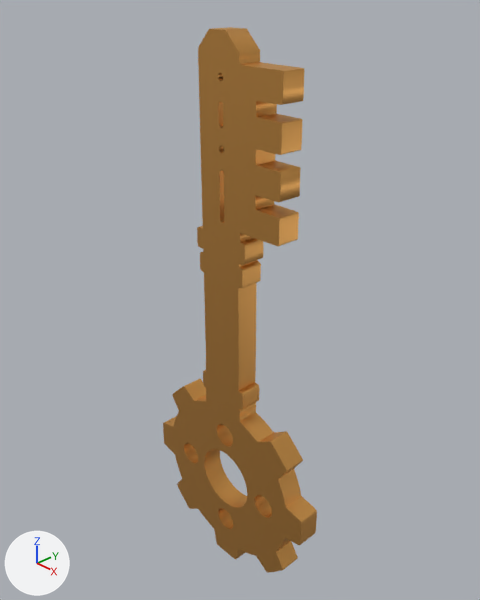
Two versions of the Blender file dev/scenes/arena-1/models/key-1.blend, one commit apart.
Rendered twice from a 50 mm lens placed at (0.903, -0.84, 0.73), pointed at (-0.028, 0.035, 0.109). Every picture has the same lights, and +X, +Y and +Z are marked at lower left. The first picture is the older version.

The first picture shows 'rotate'.
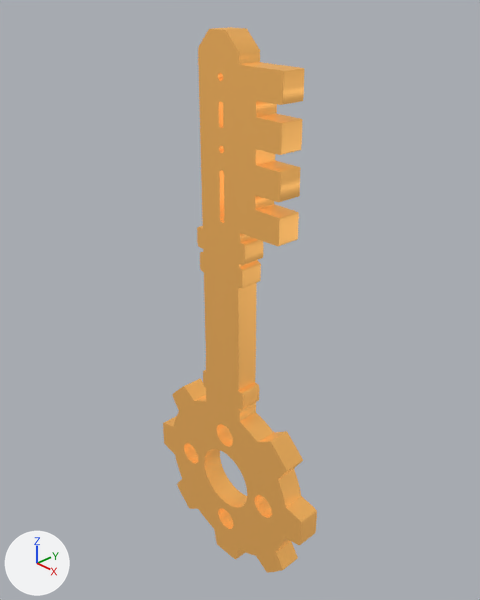
Location of each change, [x1, y1, x2, y2] in pixels of the pictures (480 x 600 px):
'rotate', recoloured, surface changed (lighter): [163, 27, 317, 573] in both

The change, as a list of edits to the scene's bpy script:
```text
Change mat_svgmat_001:
    add mat_svgmat_001.emission_color = (0.799, 0.413, 0.112)  # orange #e7ac5e
    add mat_svgmat_001.emission_strength = 0.4
```
